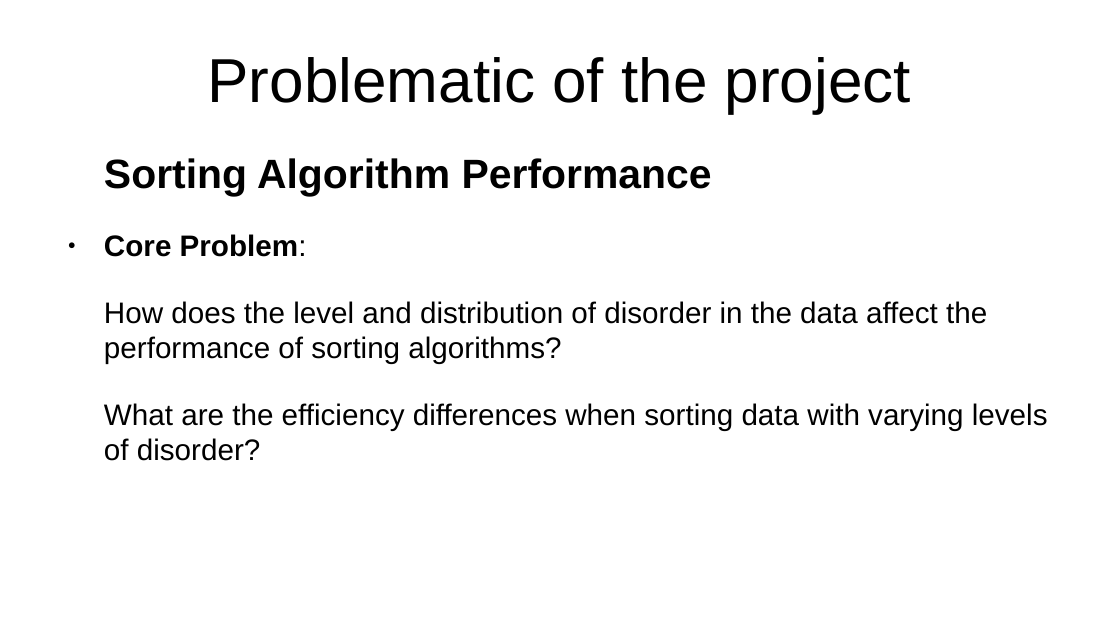
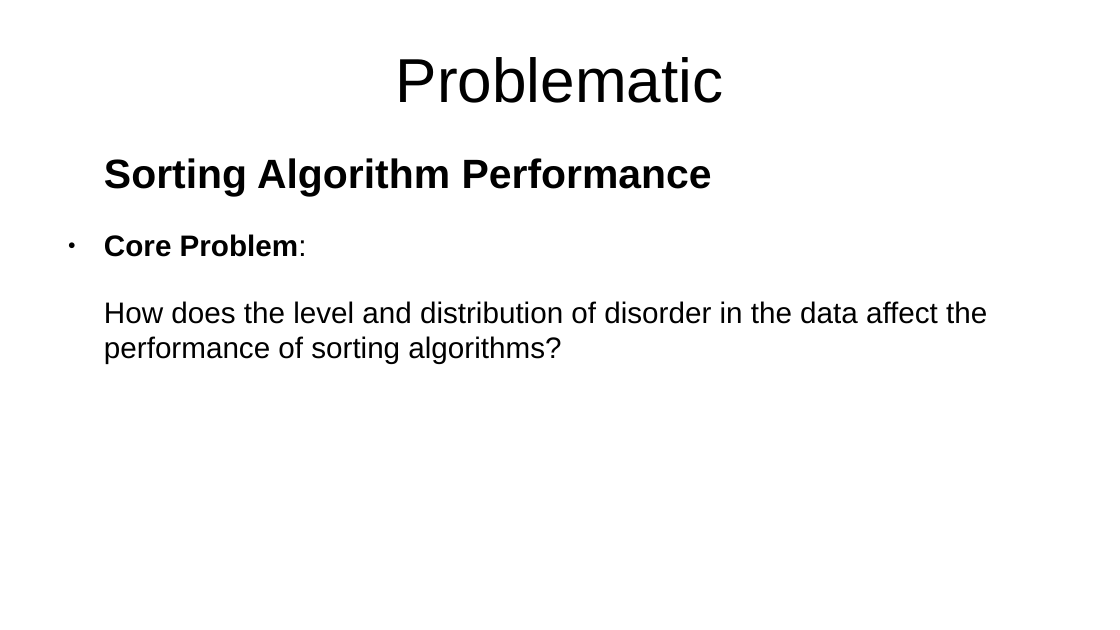
Before and after one commit to tuntuta123/sorting-algorithm-analysis, a slide deck: slide 3 of presentation.odp (slide 2 before the commit). Drawn at 1120x630 pixels with LibreOffice and Linux fonts; fonts in the diff are those of the drawing. Boxes give left, top, right and bottom in pixels: in the first picture for what was removed or moved away, otherwise in the second. Text is boxed around its words. In the diff, an @@ line names an element or a change of style, - is before the commit and + after.

```diff
--- a/presentation.odp
+++ b/presentation.odp
@@ title at (x1=396, y1=57, x2=724, y2=103): text changed @@
-Problematic of the project
+Problematic
@@ text at (x1=104, y1=403, x2=1048, y2=461): paragraph removed @@
-What are the efficiency differences when sorting data with varying levels of disorder?
```
Also in this commit, not shown: 3 other slides changed, 3 slides added, 1 slide removed, 2 other files.
